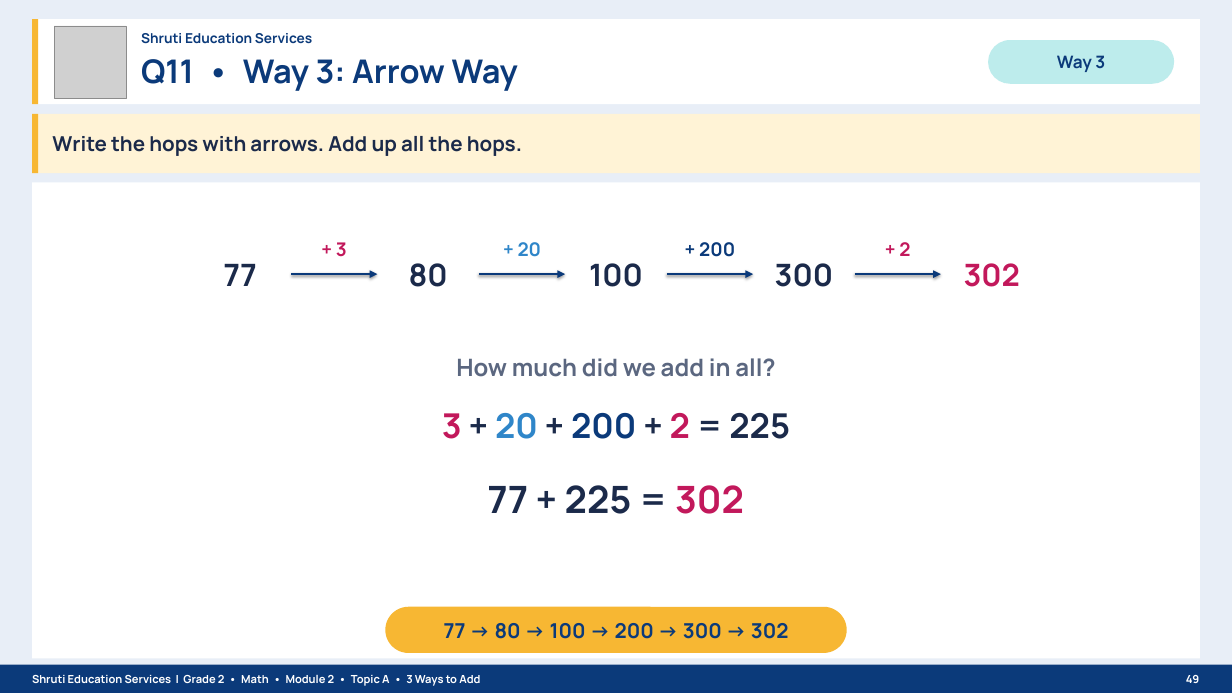
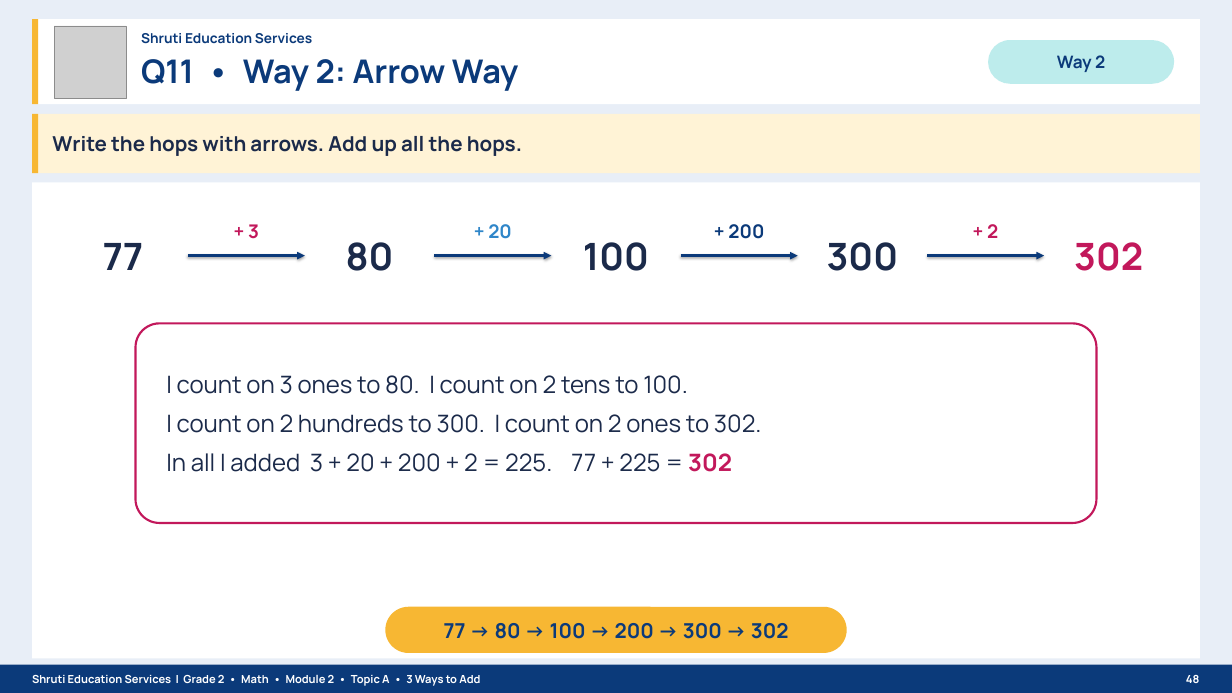
Before and after one commit to naazshru/project-duplication, a slide deck: slide 48 of Grade2_EM2_M2_TopicA_Lessons1-4_3_Ways_to_Add_Shruti_Education_Services.pptx (slide 49 before the commit). Drawn at 1232x693 pixels with LibreOffice and Linux fonts; fonts in the diff are those of the drawing; grey boxes stand for pictures. Boxes give left, top, right and bottom in pixels: in the first picture for what was removed or moved away, otherwise in the second. Text is boxed around its words. In the diff, an @@ line names an element or a change of style, - is before the commit and + after.

```diff
--- a/Grade2_EM2_M2_TopicA_Lessons1-4_3_Ways_to_Add_Shruti_Education_Services.pptx
+++ b/Grade2_EM2_M2_TopicA_Lessons1-4_3_Ways_to_Add_Shruti_Education_Services.pptx
@@ text at [141, 59, 518, 91]: text changed @@
-Q11 • Way 3: Arrow Way
+Q11 • Way 2: Arrow Way
@@ text at [1057, 55, 1105, 72]: text changed @@
-Way 3
+Way 2
@@ text "77": place and size @@
-text "77" at [224, 264, 257, 286]
+text "77" at [103, 243, 143, 270]
@@ text "+ 3": place and size @@
-text "+ 3" at [336, 242, 347, 257]
+text "+ 3" at [248, 224, 259, 239]
@@ text "80": place and size @@
-text "80" at [409, 263, 448, 287]
+text "80" at [346, 242, 394, 271]
@@ text "+ 20": place and size @@
-text "+ 20" at [518, 242, 542, 257]
+text "+ 20" at [488, 224, 512, 239]
@@ text "100": place and size @@
-text "100" at [589, 263, 643, 287]
+text "100" at [583, 242, 649, 271]
@@ text "+ 200": place and size @@
-text "+ 200" at [699, 242, 735, 257]
+text "+ 200" at [728, 224, 764, 239]
@@ text "300": place and size @@
-text "300" at [775, 263, 833, 287]
+text "300" at [827, 242, 898, 271]
@@ text "+ 2": place and size @@
-text "+ 2" at [899, 242, 910, 256]
+text "+ 2" at [987, 224, 998, 238]
@@ size 36 to 44 pt in 5 elements at [583, 242, 649, 271], [346, 242, 394, 271], [827, 242, 898, 271], [103, 243, 143, 270], [1074, 242, 1143, 271] @@
@@ text "302": place and size @@
-text "302" at [964, 263, 1020, 287]
+text "302" at [1074, 242, 1143, 271]
@@ arrow moved from (291, 274) - (377, 274) to (188, 256) - (305, 256) @@
@@ arrow moved from (479, 274) - (565, 274) to (434, 256) - (551, 256) @@
@@ arrow moved from (667, 274) - (753, 274) to (681, 256) - (798, 256) @@
@@ arrow moved from (855, 274) - (941, 274) to (927, 256) - (1044, 256) @@
@@ rounded rectangle added at [136, 323, 1096, 523], fill #FFFFFF, outline #C2185B 2.5 pt @@
@@ text removed at [456, 358, 775, 377] @@
-How much did we add in all?
@@ text at [166, 375, 762, 472]: text changed; size 40 to 28 pt; bold off @@
-3 + 20 + 200 + 2 = 225
+I count on 3 ones to 80. I count on 2 tens to 100.
+I count on 2 hundreds to 300. I count on 2 ones to 302.
+In all I added 3 + 20 + 200 + 2 = 225. 77 + 225 = 302
@@ text removed at [488, 485, 744, 514] @@
-77 + 225 = 302
```
Also in this commit, not shown: 30 other slides changed, 10 slides added, 10 slides removed, 1 other file.
